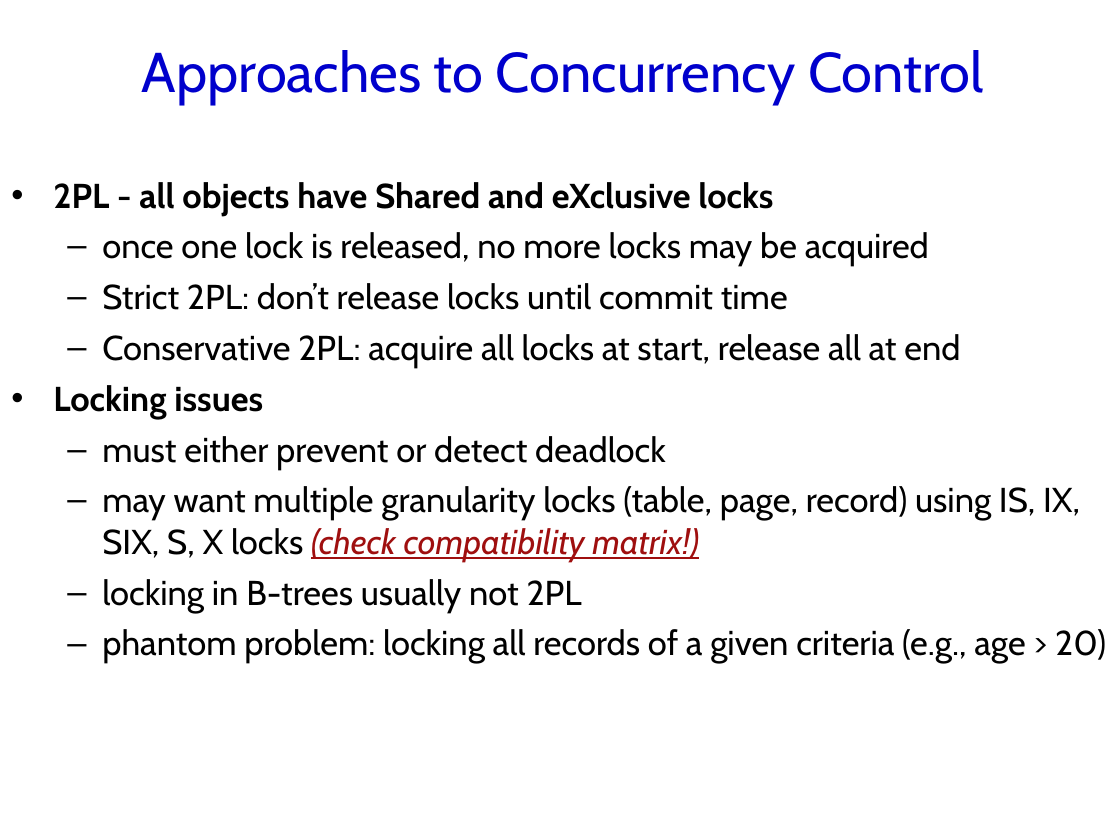
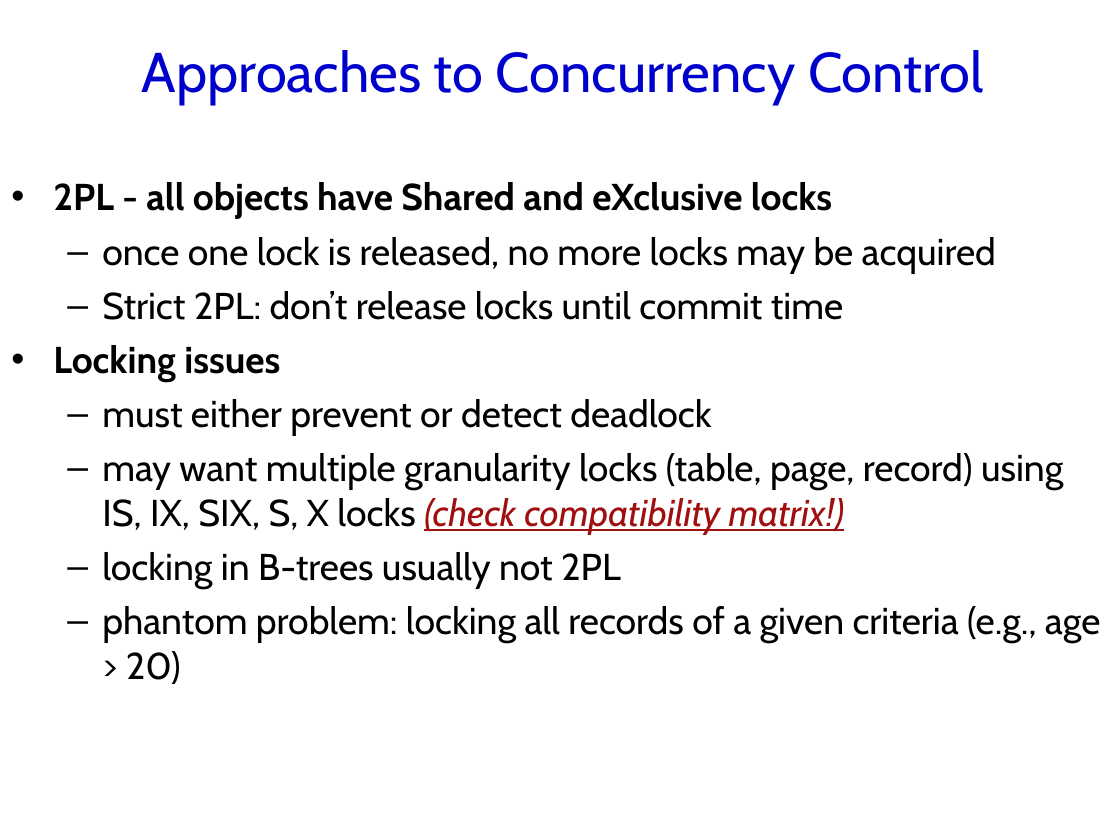
Before and after one commit to jhellerstein/cs186-09, a slide deck: slide 34 of lecs/21-final_review.ppt. Drawn at 1120x840 pixels with LibreOffice and Linux fonts; fonts in the diff are those of the drawing; background and template pictures are left out. Boxes give left, top, right and bottom in pixels: in the first picture for what was removed or moved away, otherwise in the second. Text is boxed around its words. In the diff, an @@ line names an element or a change of style, - is before the commit and + after.

```diff
--- a/lecs/21-final_review.ppt
+++ b/lecs/21-final_review.ppt
@@ text "2PL - all objects have ..." at <box>53,182,1101,684</box>: size 22.2 to 24 pt @@
@@ text at <box>102,334,960,368</box>: paragraph removed @@
-  – Conservative 2PL: acquire all locks at start, release all at end
```
Also in this commit, not shown: 3 other slides changed.
